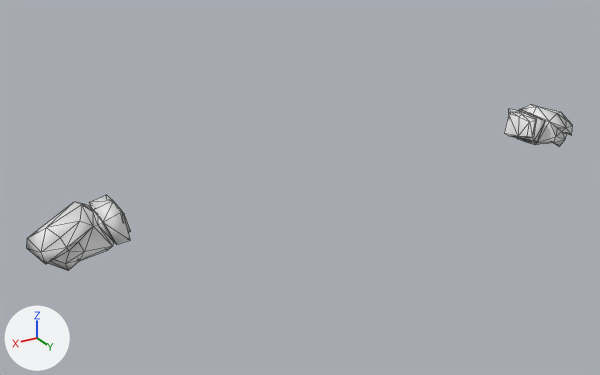
One commit to the FBX model More Gloves/media/models_X/Skinned/Clothes/Gloves_KickBoxing_M.fbx: the scene before it, then after it.
Rendered twice from a camera (50 mm lens) standing at (0.00666, 0.01017, 0.01205) and looking at (0.00062, 0.0001, 0.00701). Every picture has the same lights, and +X, +Y and +Z are marked at lower left. Mesh edges are drawn as thin lines. Where no turn or scale is listed for an object, it has been applied to the vertices.

Objects in the first picture: 'Gloves_KickBoxing_M'.
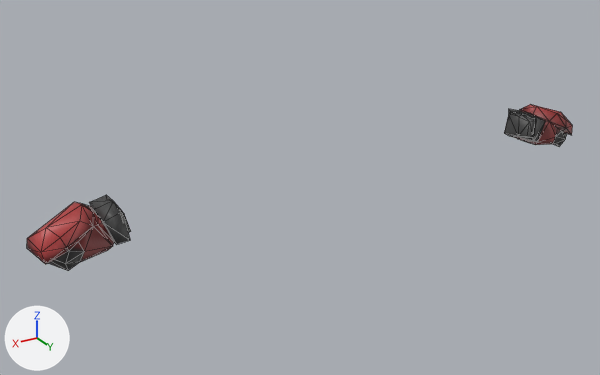
What differs and where, as boxes (x1, y1, x2, y2) in the pictures (600 x 375 px):
'Gloves_KickBoxing_M', recoloured
    both: (27, 104, 573, 271)

Diff of the bpy script that builds the scene:
```diff
--- a/More Gloves/media/models_X/Skinned/Clothes/Gloves_KickBoxing_M.fbx.py
+++ b/More Gloves/media/models_X/Skinned/Clothes/Gloves_KickBoxing_M.fbx.py
@@ img_kickboxing01_png @@
+img_kickboxing01_png = load_image('Kickboxing01.png', '../../../textures/clothes/gloves/Kickboxing01.png', 1024, 1024, 'sRGB')
@@ mat_material_001 @@
+mat_material_001 = principled_material('Material.001')
+mat_material_001.texture = img_kickboxing01_png
@@ me_gloves_kickboxing_m @@
 me_gloves_kickboxing_m.from_pydata(...)  # 134 vertices, 260 faces; spans x -0.00476..0.00476, y -0.00009..0.00079, z 0.00687..0.00763
+me_gloves_kickboxing_m.materials.append(mat_material_001)  # picture img_kickboxing01_png
```
